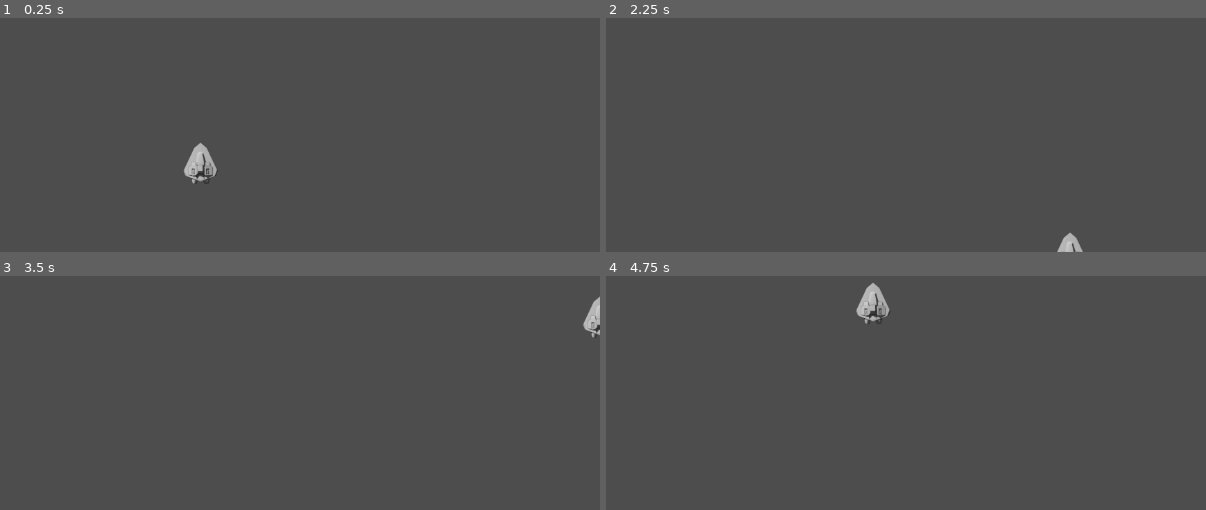
Above: before the commit, frames 1-4 (two rows, left to right).
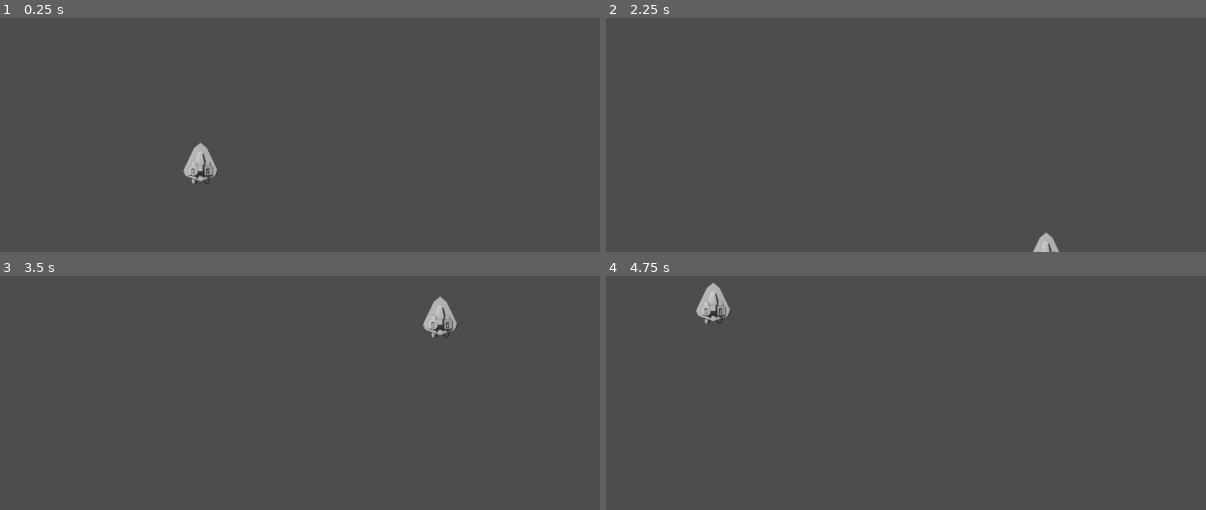
Above: after the commit, the same moments.

Repository: chessisme/Game
Game: Godot game, scene res://Scenes/Level.tscn
Same seed, same stepped clock (60 frames per second), same inputs: the game is played once before the commit and once after it.
Inputs:
- Up to frame 1 (0.25 s): no input
- Up to frame 2 (2.25 s): tap Enter at 0.5 s; hold D (Move Right) 0.53-1.28 s; hold S (Move Backward) 1.28-2.03 s; tap Space at 2 s; hold D (Move Right) from 2.03 s (still down)
- Up to frame 3 (3.5 s): release D (Move Right) at 2.78 s; hold W (Move Forward) from 2.78 s (still down)
- Up to frame 4 (4.75 s): release W (Move Forward) at 3.53 s; hold A (Move Left) from 3.53 s (still down)

The runs differ from the first frame. In frame 1, less than 0.1% of the frame differs, in the area x 30-37%, y 59-71%; in frame 2, 0.4%; in frame 3, 0.8%; in frame 4, 1.1%, in the area x 15-48%, y 2-21%.

Commit message:
Left and right bounds

Diff:
--- a/Scenes/Level.tscn
+++ b/Scenes/Level.tscn
@@ -4,9 +4,11 @@
 [ext_resource type="Script" uid="uid://biiws1ceu152u" path="res://Scenes/camera_2d.gd" id="1_vsvp5"]
 
 [node name="Node2D" type="Node2D"]
+position = Vector2(0, 6)
 
 [node name="Camera2D" type="Camera2D" parent="."]
 script = ExtResource("1_vsvp5")
 
 [node name="Player" parent="." instance=ExtResource("1_0ba56")]
 position = Vector2(579, 476)
+scale = Vector2(0.50921774, 0.5)
--- a/Scenes/player.gd
+++ b/Scenes/player.gd
@@ -4,12 +4,16 @@
 var screen_size
 var player_movement_vector
 var player_movement_magnitude
+var left_limit
+var right_limit
 
 # Called when the node enters the scene tree for the first time.
 func _ready() -> void:
 	screen_size = get_viewport_rect().size
 	position = screen_size/2
 	position.y = screen_size.y/1.25
+	left_limit = Vector2(screen_size.x*.2, 0)
+	right_limit = Vector2(screen_size.x*.8, screen_size.y)
 
 # Called every frame. 'delta' is the elapsed time since the previous frame.
 func _process(delta: float) -> void:
@@ -19,4 +23,4 @@
 	player_movement_vector = player_movement_vector.normalized()
 
 	position += player_movement_vector * speed * player_movement_magnitude * delta
-	position = position.clamp(Vector2.ZERO,screen_size)
+	position = position.clamp(left_limit, right_limit)
